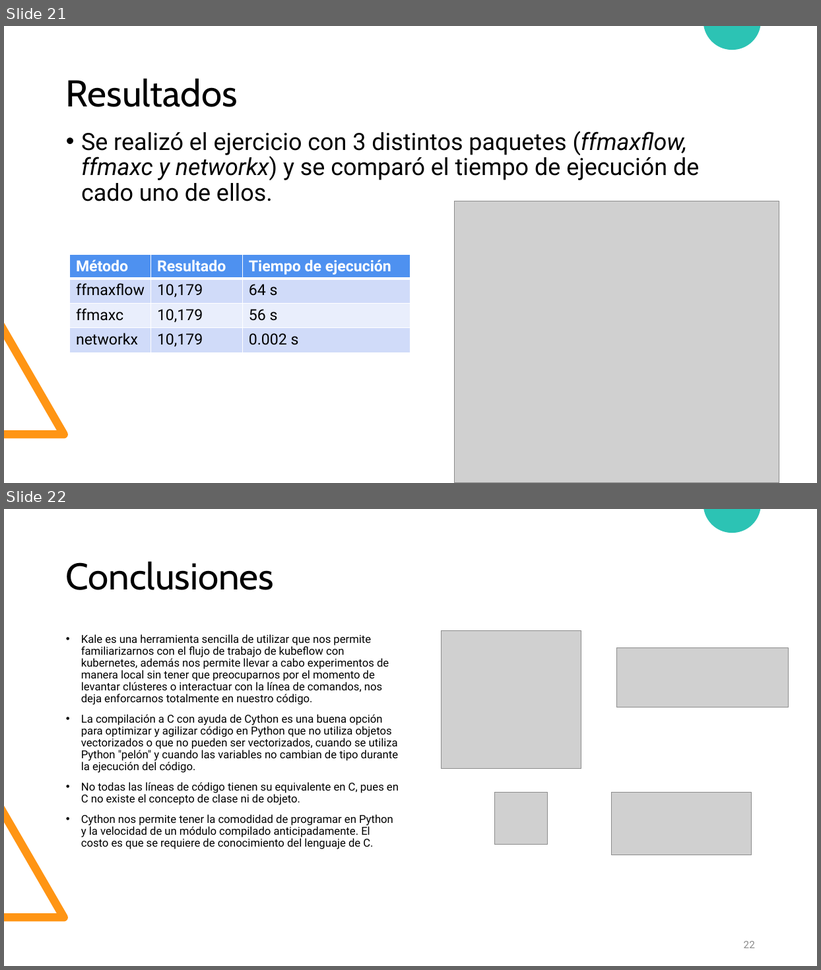
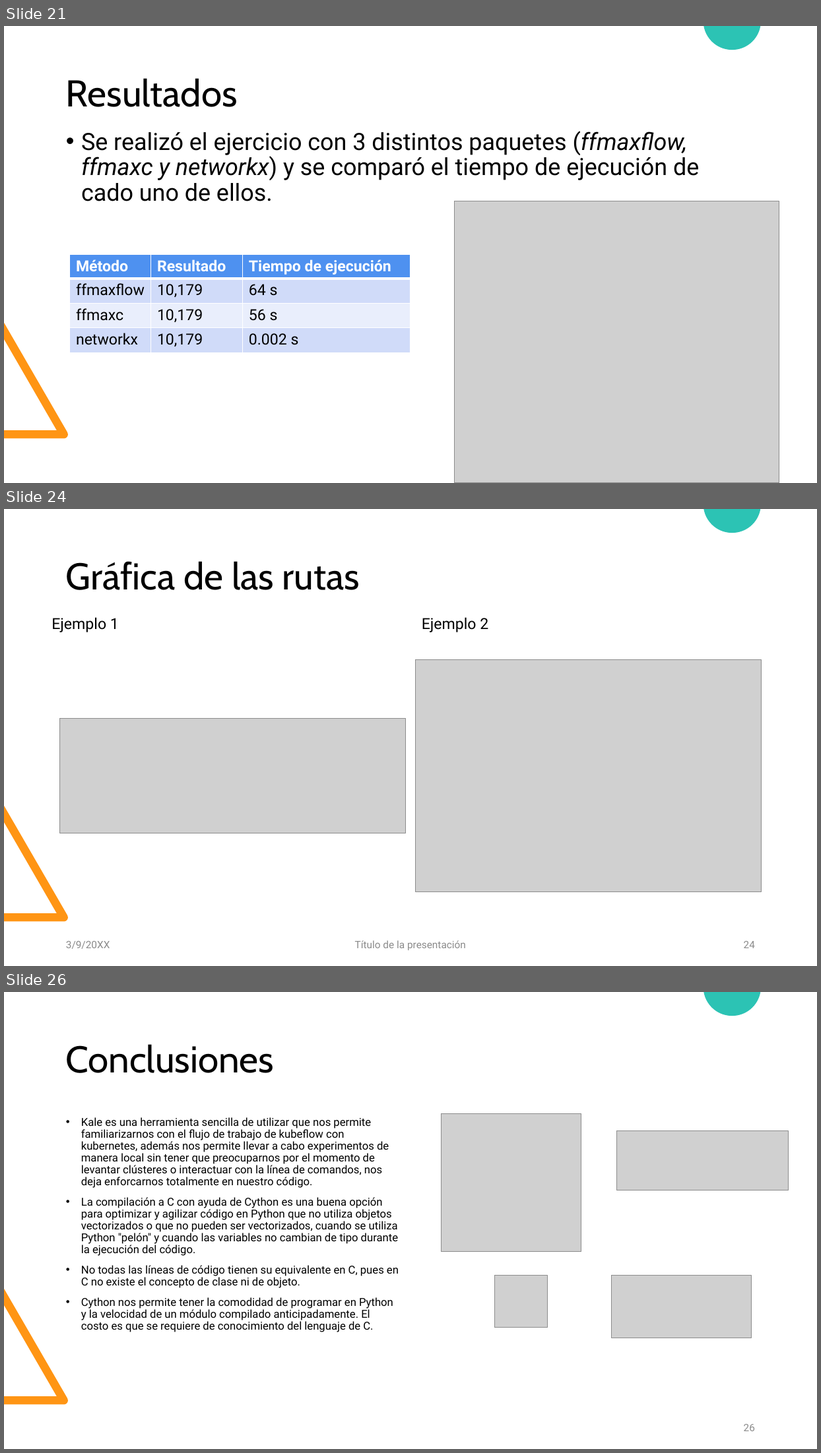
Before and after one commit to diramtz/ProyectoFinal_MaxFlow, a slide deck: documentos/Presentacion_ffmf.pptx. Shown one above the other, each under a label of ours: slides 21 and 22 before the commit, slides 21, 24 and 26 after it; the slides between them are not shown. The pictures are 821x970 and 821x1453 pixels, drawn with LibreOffice and Linux fonts; fonts in the diff are those of the drawing; grey boxes stand for pictures. Boxes give left, top, right and bottom in pixels: in the first picture for what was removed or moved away, otherwise in the second. Text is boxed around its words. In the diff, an @@ line names an element or a change of style, - is before the commit and + after.

```diff
--- a/documentos/Presentacion_ffmf.pptx
+++ b/documentos/Presentacion_ffmf.pptx
@@ slide 24 added at [4, 509, 817, 966], background #FFFFFF; not listed: 2 template elements that a slide beside it also shows @@
@@ title added at [66, 561, 360, 590], 44 pt, text #000000 @@
+Gráfica de las rutas
@@ text added at [52, 617, 119, 632], 18 pt, text #000000 @@
+Ejemplo 1
@@ text added at [422, 617, 488, 632], 18 pt, text #000000 @@
+Ejemplo 2
@@ picture added at [416, 659, 762, 892] @@
@@ picture added at [60, 719, 406, 834] @@
@@ text added at [66, 941, 110, 949], 12 pt, text #8C8C8C @@
+3/9/20XX
@@ text added at [355, 941, 466, 951], 12 pt, text #8C8C8C @@
+Título de la presentación
@@ page number added at [744, 941, 755, 949], 12 pt, text #8C8C8C @@
+24
@@ what was slide 22 is now slide 26 @@
@@ page number at [744, 1424, 755, 1432]: text changed @@
-22
+26
```
Also in this commit, not shown: 3 other slides added, 1 other file.
